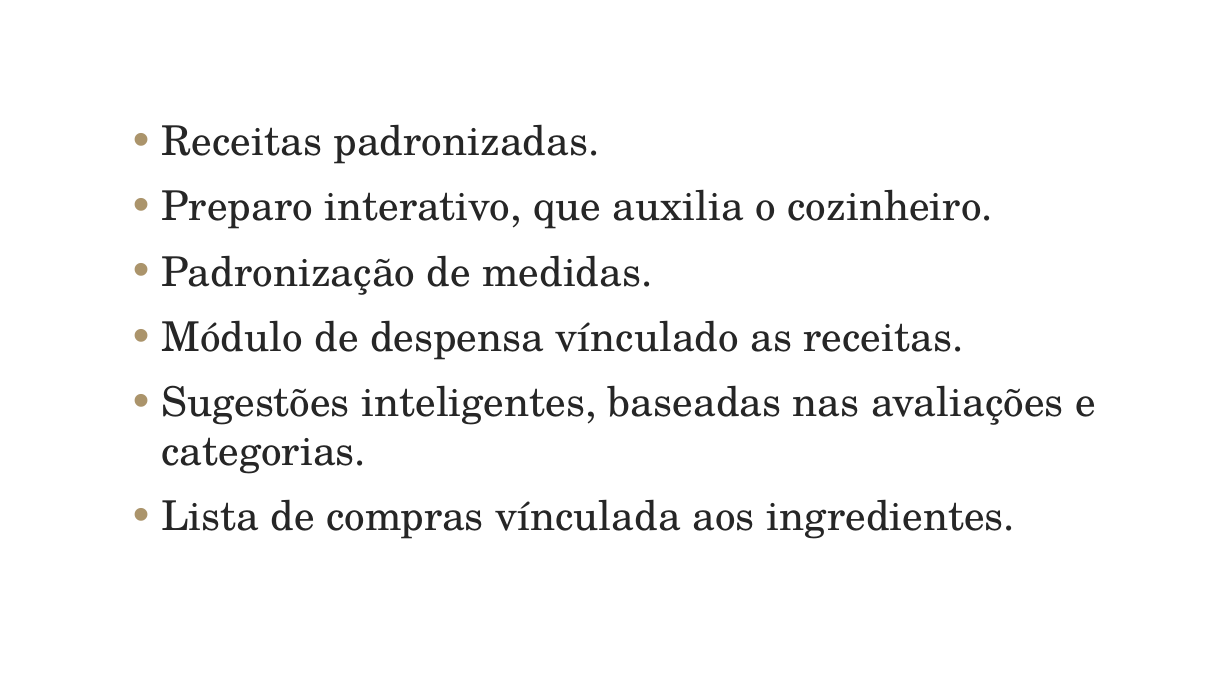
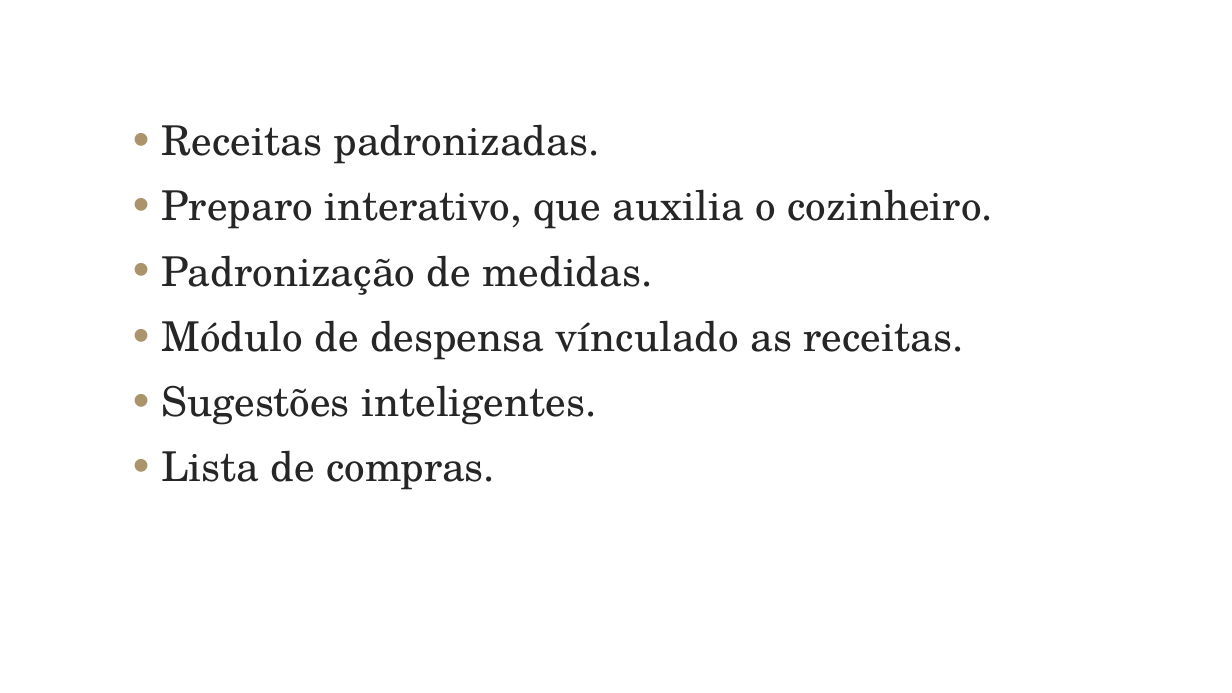
Before and after one commit to papletscook/letscook-doc, a slide deck: slide 14 of projeto/LetsCook_04.pptx. Drawn at 1232x693 pixels with LibreOffice and Linux fonts; fonts in the diff are those of the drawing; background and template pictures are left out. Boxes give left, top, right and bottom in pixels: in the first picture for what was removed or moved away, otherwise in the second. Text is boxed around its words. In the diff, an @@ line names an element or a change of style, - is before the commit and + after.

```diff
--- a/projeto/LetsCook_04.pptx
+++ b/projeto/LetsCook_04.pptx
@@ text at (162, 385, 596, 490): text changed; text colour #262626 to #5D5D5D @@
-• Sugestões inteligentes, baseadas nas avaliações e categorias.
-• Lista de compras vínculada aos ingredientes.
+• Sugestões inteligentes.
+• Lista de compras.
```
Also in this commit, not shown: 15 other slides changed, 1 other file.
